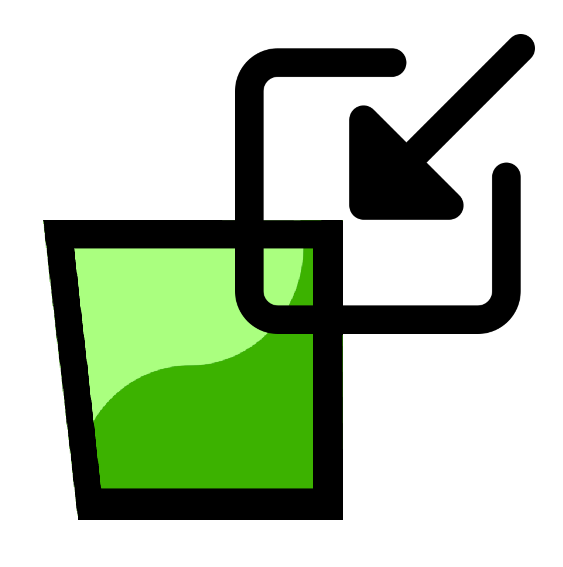
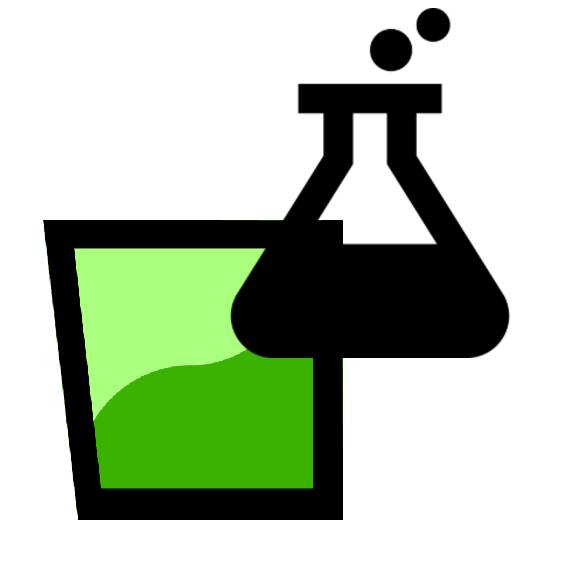
Layer changes from the first 563 × 567 image to the second:
added layer "flask.png" above "refresh-paddock-power.png" over [229, 8, 511, 358]
hid "inside.png" over [235, 34, 535, 334]
